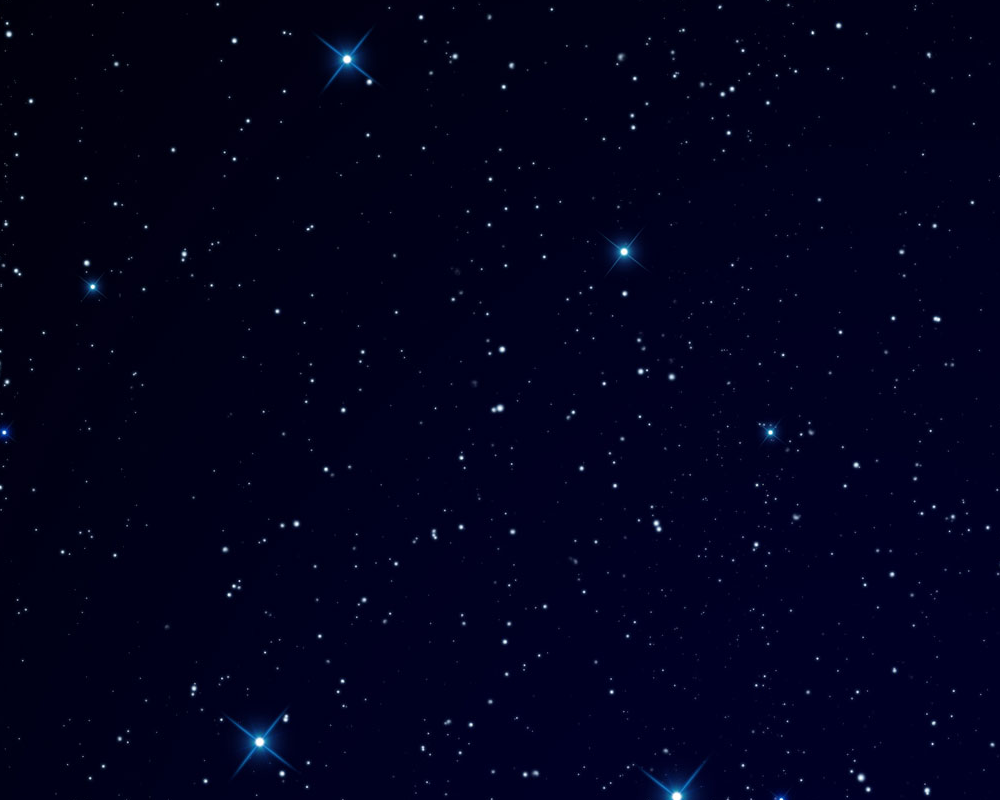
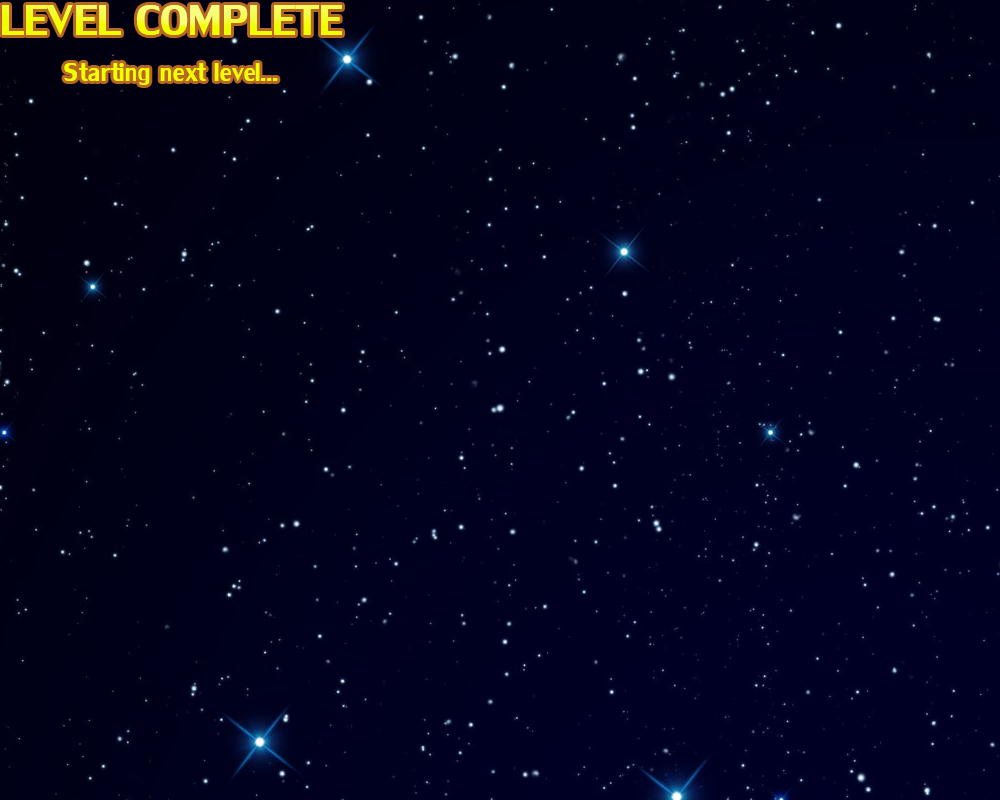
Two versions of the same layered image (1000 x 800). Layer-by-layer changes:
added layer "LEVEL COMPLETE Starting next level..." above "Group 1 copy" over <box>2,5,342,85</box>
